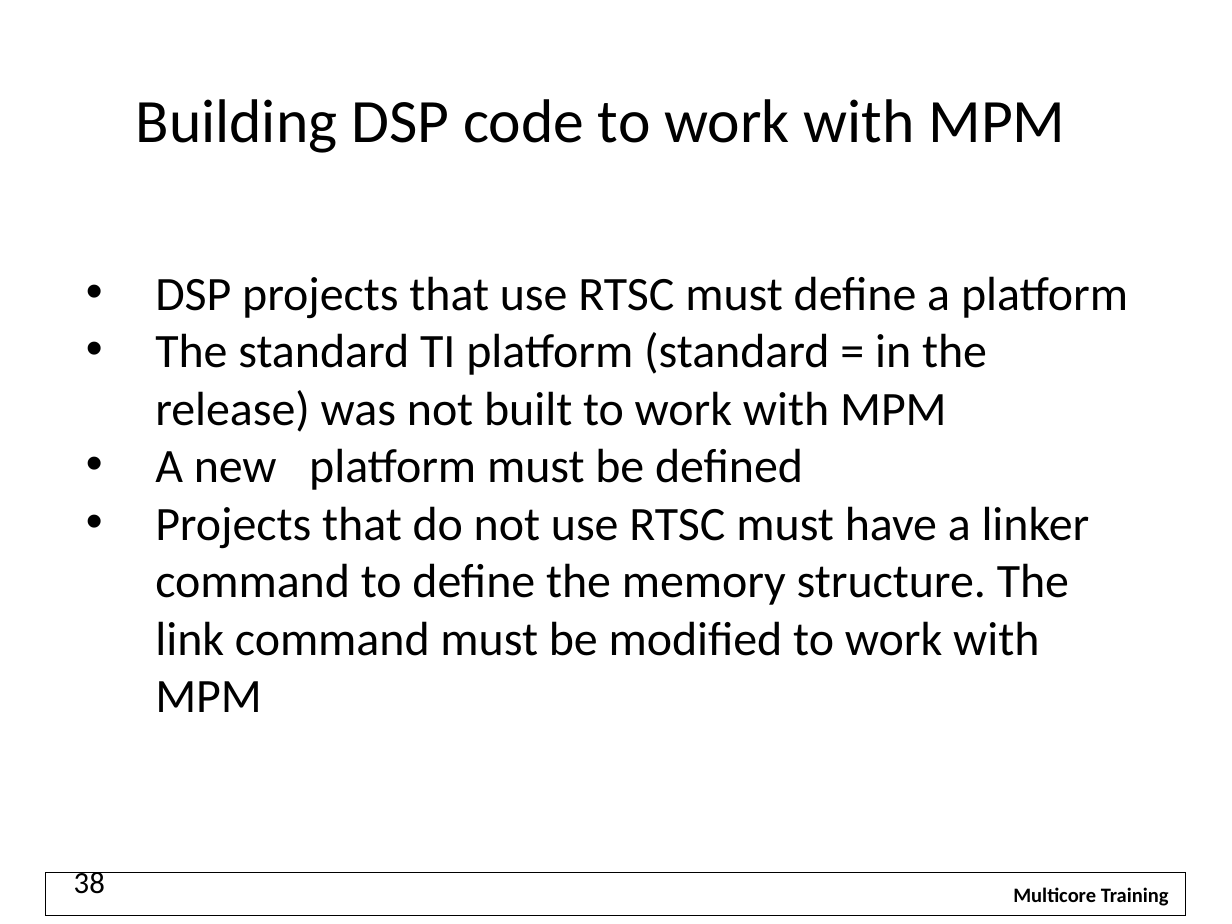
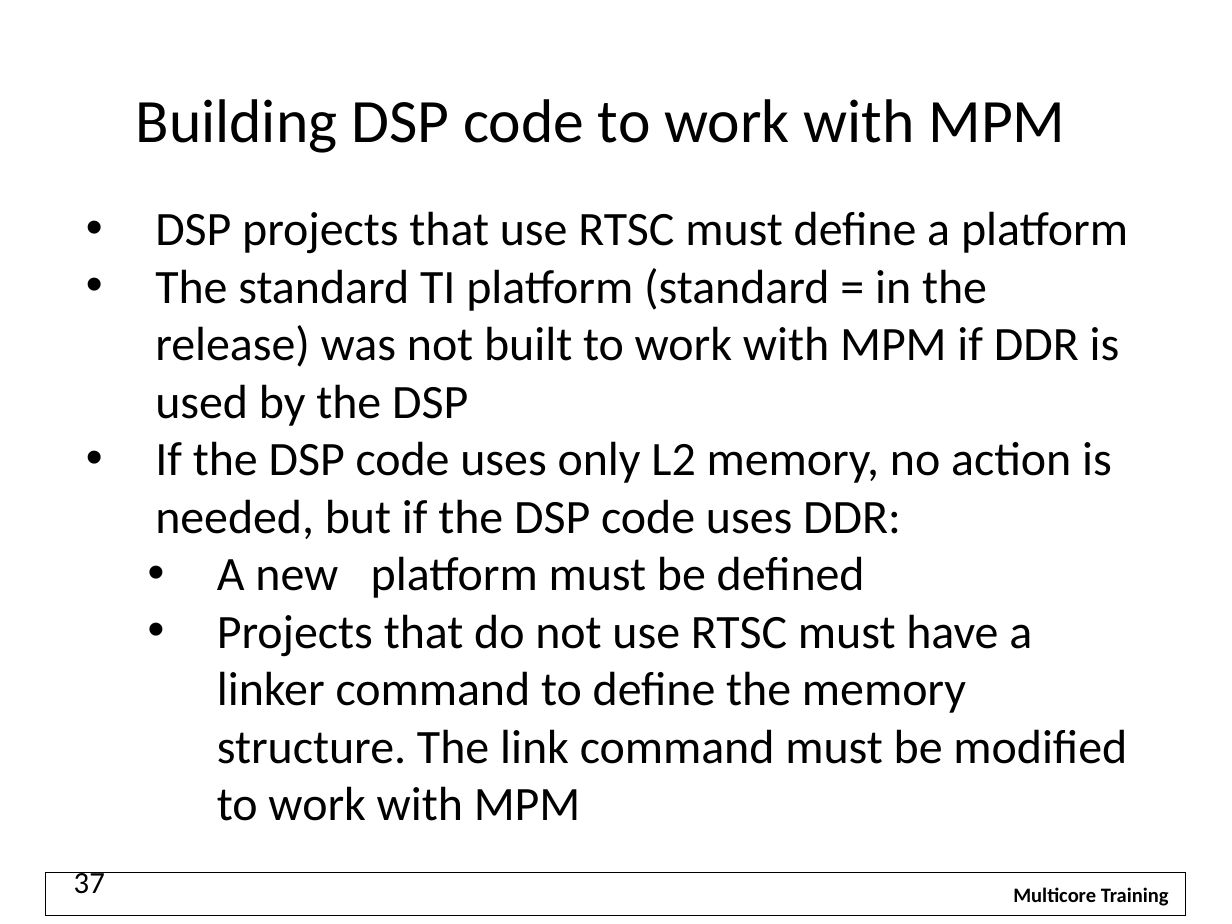
Before and after one commit to hari1989/keystone-workshop, a slide deck: slide 37 of preliminary/Working/presentations/KeyStoneArmDspWorkingTogether.pptx (slide 38 before the commit). Drawn at 1232x924 pixels with LibreOffice and Linux fonts; fonts in the diff are those of the drawing; background and template pictures are left out. Boxes give left, top, right and bottom in pixels: in the first picture for what was removed or moved away, otherwise in the second. Text is boxed around its words. In the diff, an @@ line names an element or a change of style, - is before the commit and + after.

```diff
--- a/preliminary/Working/presentations/KeyStoneArmDspWorkingTogether.pptx
+++ b/preliminary/Working/presentations/KeyStoneArmDspWorkingTogether.pptx
@@ text "DSP projects that use RTSC ...": place and size @@
-text "DSP projects that use RTSC ..." at (155,276,1128,712)
+text "DSP projects that use RTSC ..." at (155,211,1128,821)
@@ text at (155,268,1120,539): text changed @@
-• The standard TI platform (standard = in the release) was not built to work with MPM
+• The standard TI platform (standard = in the release) was not built to work with MPM if DDR is used by the DSP
+• If the DSP code uses only L2 memory, no action is needed, but if the DSP code uses DDR:
@@ text at (217,556,1127,821): list level 1 to 2 in "A new platform must be ..."; list level 1 to 2 in "Projects that do not use ..." @@
@@ page number at (74,872,105,894): text changed @@
-38
+37
```
Also in this commit, not shown: 20 other slides changed, 8 slides added, 2 slides removed.
